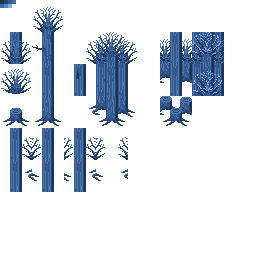
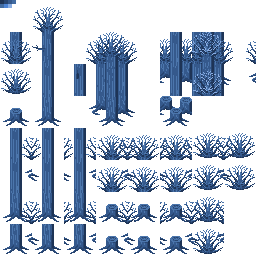
Layers edited between the first and the second 256px x 256px image:
renamed "Layer 35" to "Layer 53", painted on it over [3, 41, 256, 254]
removed layer "Layer 30" over [96, 135, 192, 192]
